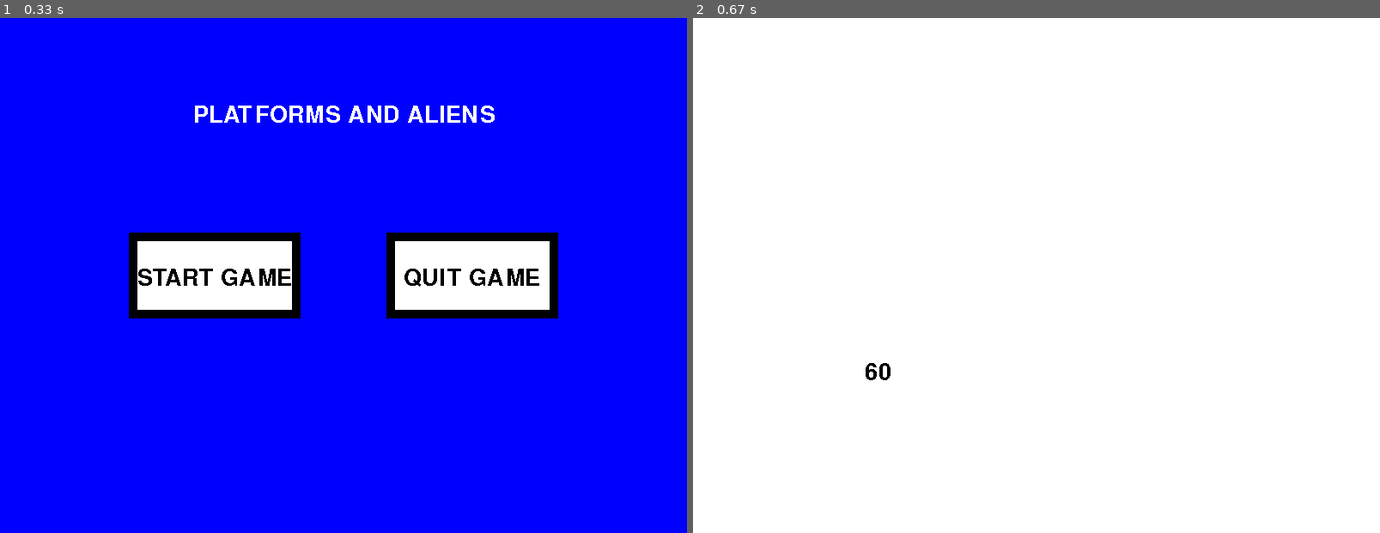
Above: before the commit, frames 1-2 (left to right).
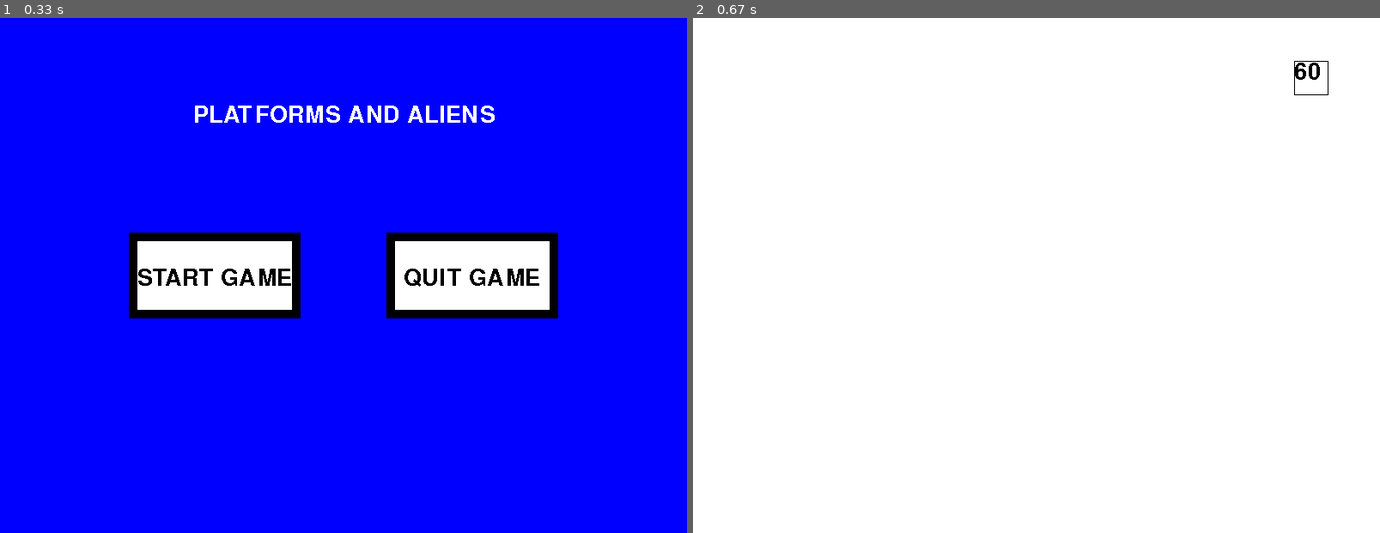
Above: after the commit, the same moments.

Repository: Yummy-computer-bits/PygameShootyGame
Game: pygame game, started from ProjectMain.py
The game is run twice, just before and just after one commit, with the same random seed, the same clock (stepped at 60 frames per second) and the same inputs.
Inputs (mouse positions are in pixels of both pictures, inside the frame that each line leads up to):
- Up to frame 1 (0.33 s): no input
- Up to frame 2 (0.67 s): click (905, 275) at 0.38 s

Frame 1 is identical in both runs. In frame 2, 0.2% of the frame differs, in the area x 25-93%, y 8-71%.

Commit message:
wow that was really cool

Diff:
--- a/Time_Module.py
+++ b/Time_Module.py
@@ -1,6 +1,12 @@
+import pygame
 def countdown(Font, Black, Window):
-    TimeLetters = Font.render(STRcurrent, False, Black)
-    Window.blit(TimeLetters, (200,400))
-
-Current = 60
-STRcurrent = str(Current)
+    Current = 60
+    STRcurrent = "60"
+    while Current != 0:
+        timeletters = Font.render(STRcurrent, False, Black)
+        Window.blit(timeletters,(700,50))
+        #Current -= 1
+        #STRcurrent = str(Current)
+        clearnumber = pygame.Rect(700, 50, 40, 40)
+        pygame.draw.rect(Window, ((Black)), clearnumber, 1)
+        Current = 0
